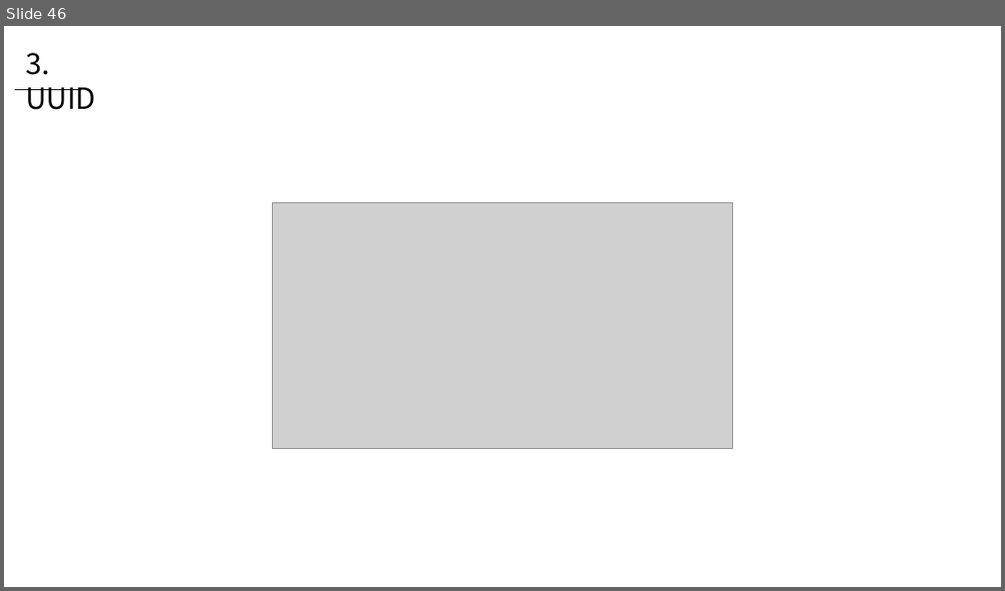
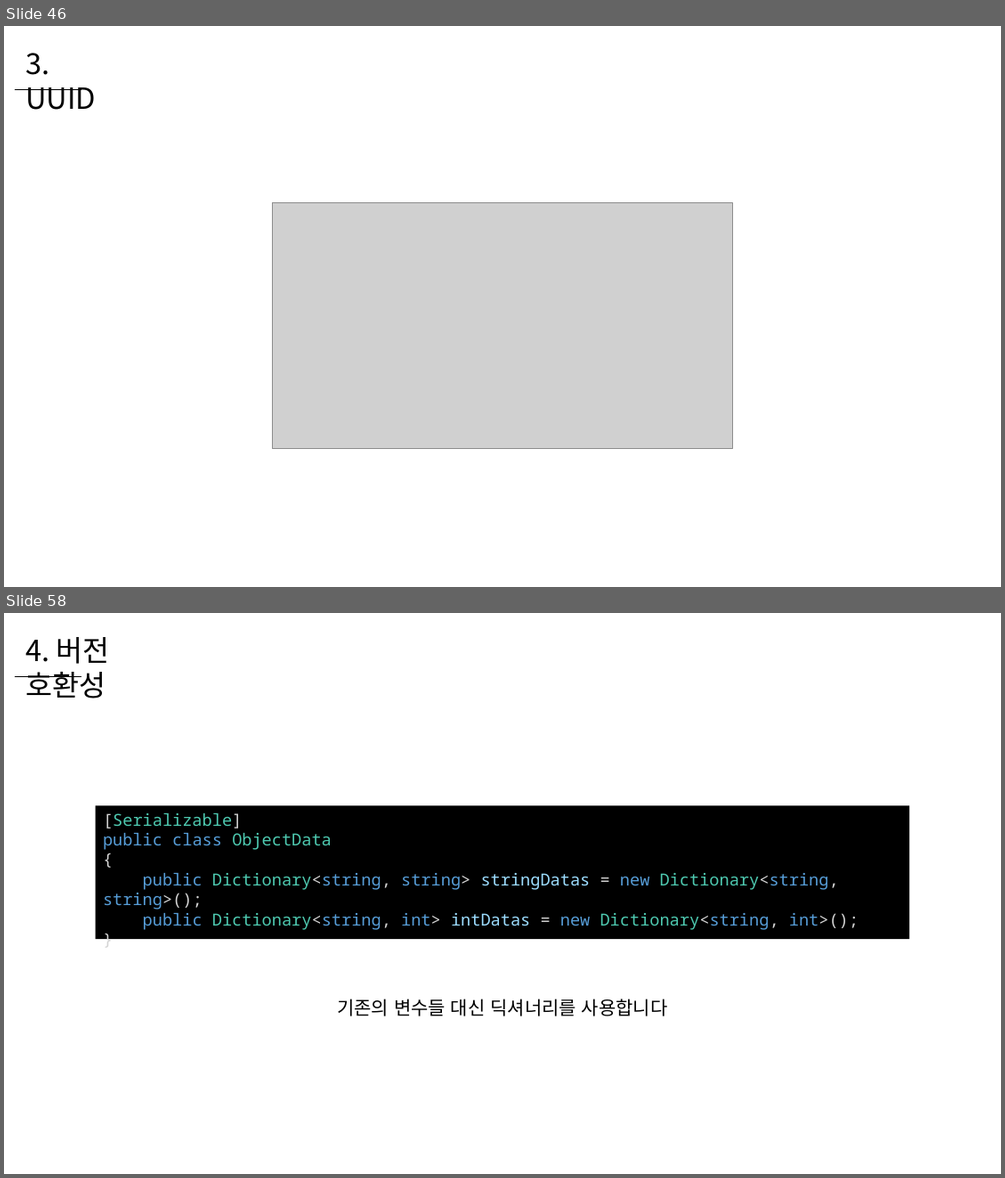
Before and after one commit to WooLyung/2022-Unity-Lecture, a slide deck: 5 - 데이터 관리 심화.pptx. Shown one above the other, each under a label of ours: slide 46 before the commit, slides 46 and 58 after it; the slides between them are not shown. The pictures are 1005x591 and 1005x1178 pixels, drawn with LibreOffice and Linux fonts; fonts in the diff are those of the drawing; grey boxes stand for pictures. Boxes give left, top, right and bottom in pixels: in the first picture for what was removed or moved away, otherwise in the second. Text is boxed around its words. In the diff, an @@ line names an element or a change of style, - is before the commit and + after.

```diff
--- a/5 - 데이터 관리 심화.pptx
+++ b/5 - 데이터 관리 심화.pptx
@@ slide 58 added at [4, 613, 1001, 1174], background #FFFFFF @@
@@ text added at [25, 637, 110, 698], 28 pt, text #000000 @@
+4. 버전 호환성
@@ line added from (15, 676) to (81, 676), #000000 0.5 pt @@
@@ rectangle added at [96, 806, 909, 939], fill #000000, 16 pt, text #569CD6 @@
+[Serializable]
+public class ObjectData
+{
+public Dictionary<string, string> stringDatas = new Dictionary<string, string>();
+public Dictionary<string, int> intDatas = new Dictionary<string, int>();
+}
@@ text added at [337, 998, 668, 1016], 18 pt, text #000000 @@
+기존의 변수들 대신 딕셔너리를 사용합니다
```
Also in this commit, not shown: 2 slides changed, 16 other slides added.
